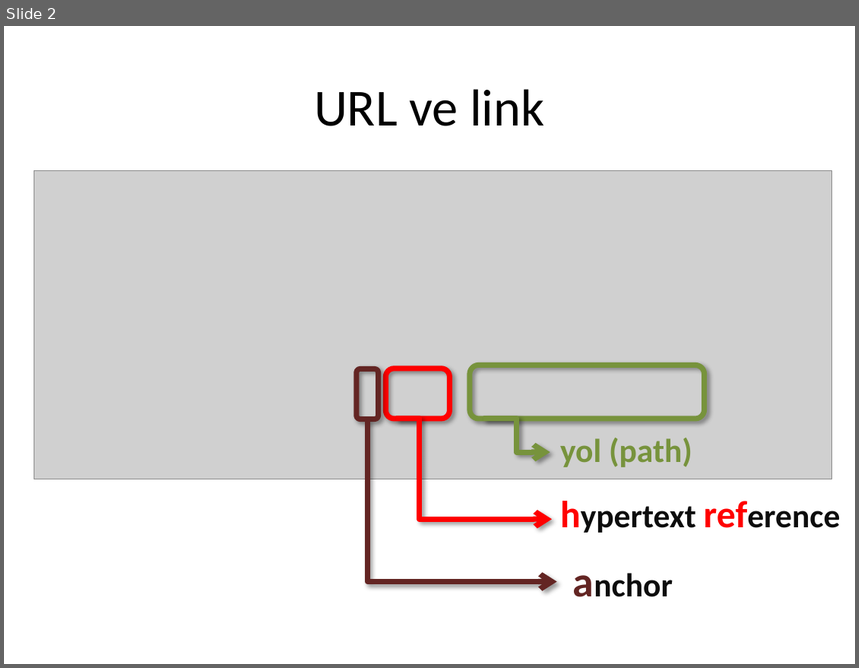
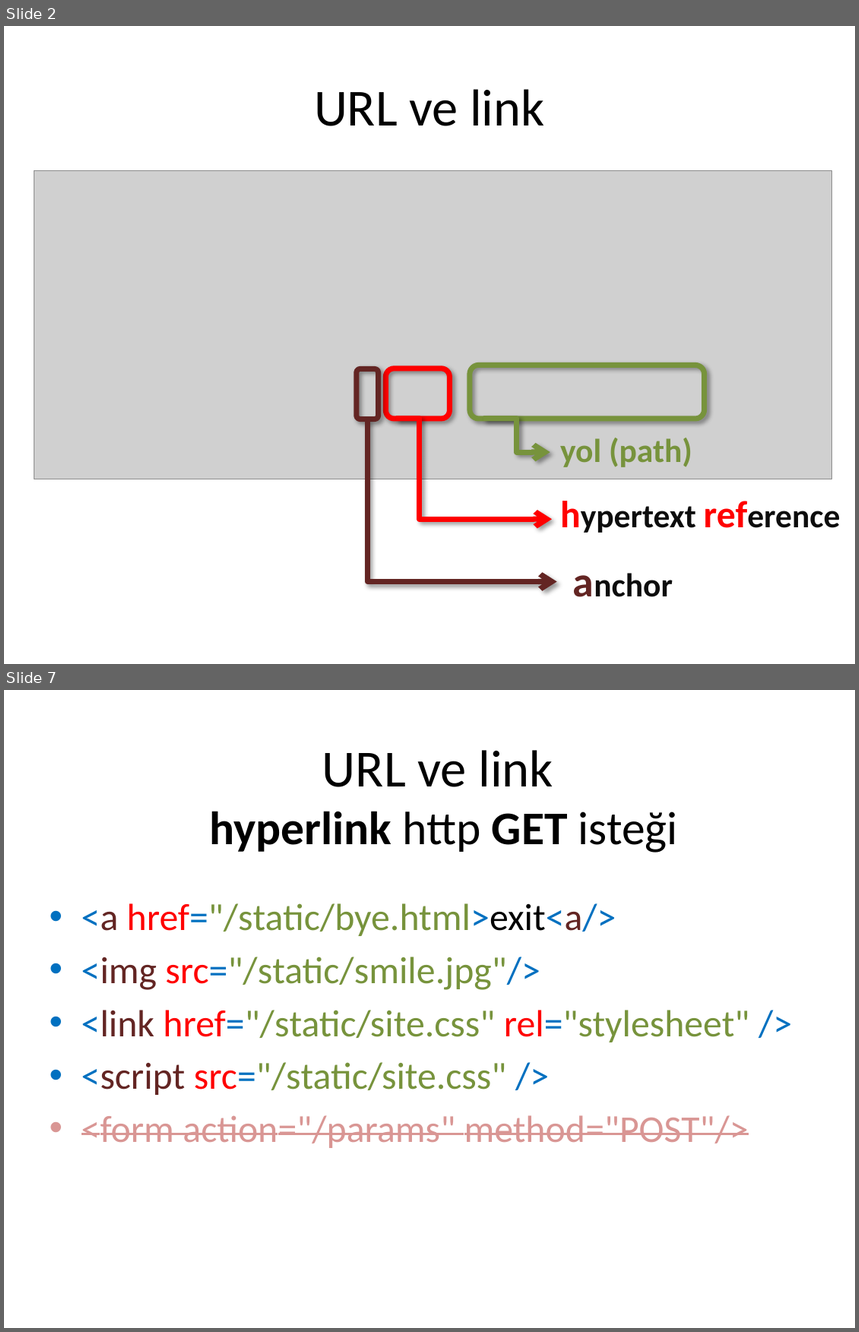
Before and after one commit to cemmerven/attrac, a slide deck: AttendanceTracker/Url ve link.pptx. Shown one above the other, each under a label of ours: slide 2 before the commit, slides 2 and 7 after it; the slides between them are not shown. The pictures are 859x668 and 859x1332 pixels, drawn with LibreOffice and Linux fonts; fonts in the diff are those of the drawing; grey boxes stand for pictures. Boxes give left, top, right and bottom in pixels: in the first picture for what was removed or moved away, otherwise in the second. Text is boxed around its words. In the diff, an @@ line names an element or a change of style, - is before the commit and + after.

Commit message:
added html form samples

```diff
--- a/AttendanceTracker/Url ve link.pptx
+++ b/AttendanceTracker/Url ve link.pptx
@@ slide 7 added at (4, 690, 855, 1328), background #FFFFFF @@
@@ title added at (210, 750, 678, 853), 39.6 pt, text #000000 @@
+URL ve link
+hyperlink http GET isteği
@@ text added at (82, 904, 750, 1148), 32 pt, text #77933C @@
+• <a href="/static/bye.html>exit<a/>
+• <img src="/static/smile.jpg"/>
+• <link href="/static/site.css" rel="stylesheet" />
+• <script src="/static/site.css" />
+• <form action="/params" method="POST"/>
```
Also in this commit, not shown: 3 slides changed, 5 other slides added, 6 other files.
